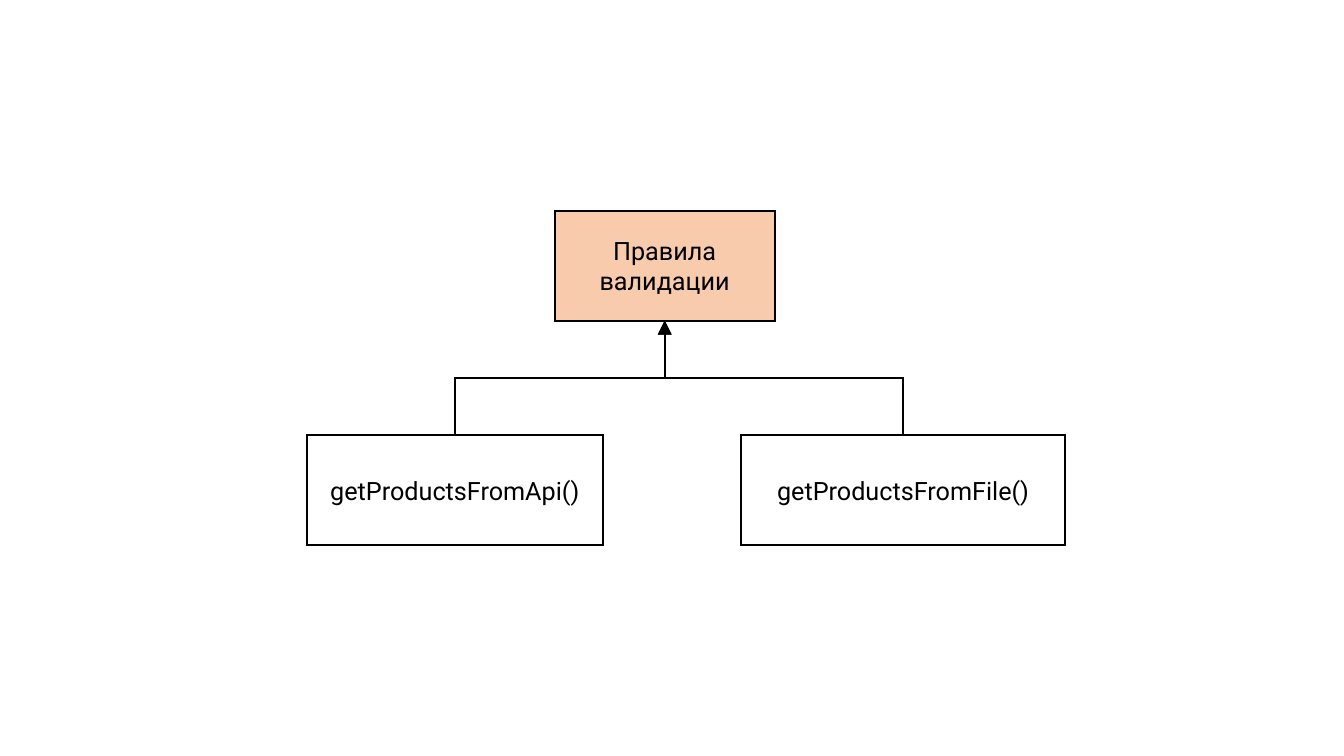
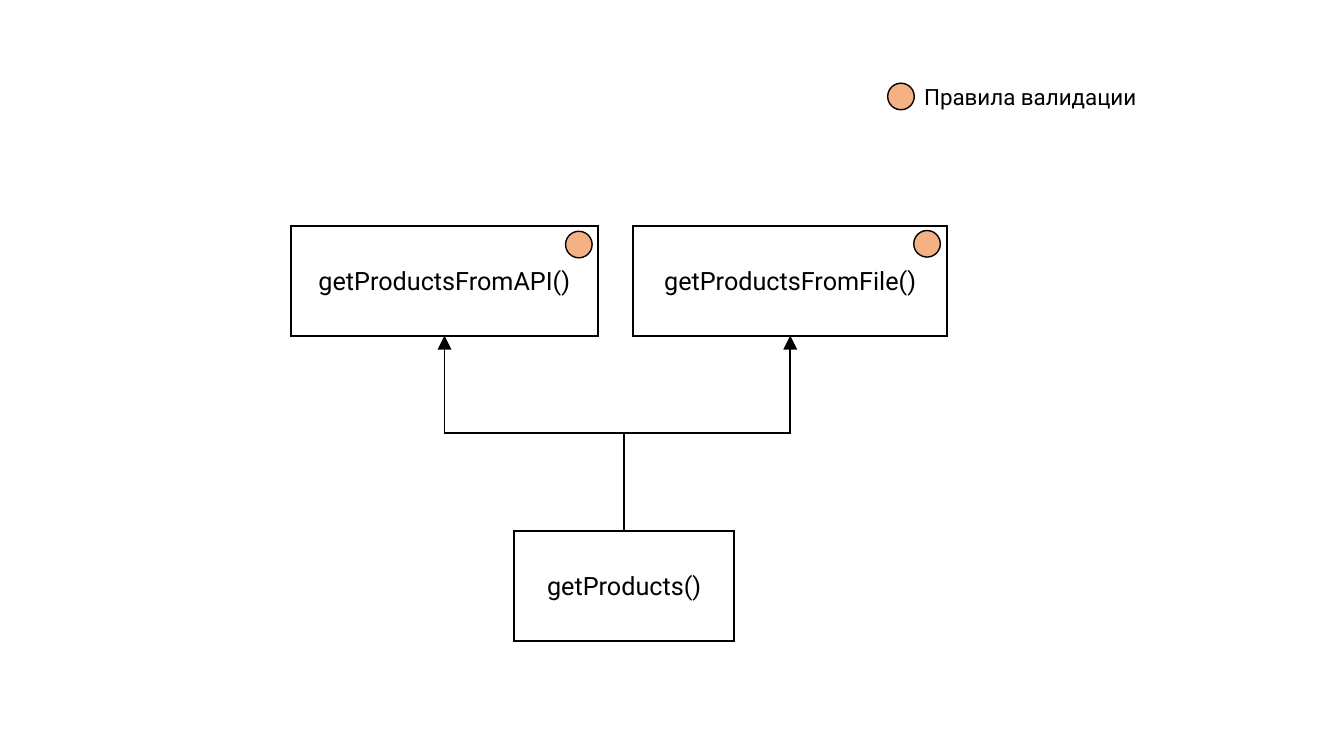
Before and after one commit to rkhaimov/brain-gym, a slide deck: slide 21 of clean/Презентация.pptx (slide 19 before the commit). Drawn at 1344x756 pixels with LibreOffice and Linux fonts; fonts in the diff are those of the drawing. Boxes give left, top, right and bottom in pixels: in the first picture for what was removed or moved away, otherwise in the second. Text is boxed around its words. In the diff, an @@ line names an element or a change of style, - is before the commit and + after.

```diff
--- a/clean/Презентация.pptx
+++ b/clean/Презентация.pptx
@@ ellipse added at (888,84,914,110), fill #F4B183, outline #000000 1 pt @@
@@ text "Правила валидации": place and size @@
-text "Правила валидации" at (555,211,774,321)
+text "Правила валидации" at (924,89,1136,110)
@@ text "Правила валидации" at (924,89,1136,110): size 18 to 16 pt; alignment centre to left; vertical alignment middle to top; fill #F8CBAD to none; outline #000000 1.5 pt to none @@
@@ rectangle "getProductsFromAPI()": place and size @@
-rectangle "getProductsFromAPI()" at (307,436,603,545)
+rectangle "getProductsFromAPI()" at (291,226,598,336)
@@ ellipse added at (566,231,592,257), fill #F4B183, outline #000000 1 pt @@
@@ rectangle "getProductsFromFile()": place and size @@
-rectangle "getProductsFromFile()" at (741,436,1066,545)
+rectangle "getProductsFromFile()" at (633,226,947,336)
@@ ellipse added at (914,231,941,257), fill #F4B183, outline #000000 1 pt @@
@@ text in rectangle at (318,270,570,296): text changed @@
-getProductsFromApi()
+getProductsFromAPI()
@@ elbow arrow moved from (455, 436) - (664, 321) to (624, 531) - (445, 336) @@
@@ elbow arrow moved from (903, 436) - (664, 321) to (624, 531) - (790, 336) @@
@@ rectangle added at (514,531,734,641), fill #FFFFFF, outline #000000 1.5 pt, 18 pt, text #000000 @@
+getProducts()
```
Also in this commit, not shown: 13 other slides changed, 18 slides added, 7 slides removed, 47 other files.
